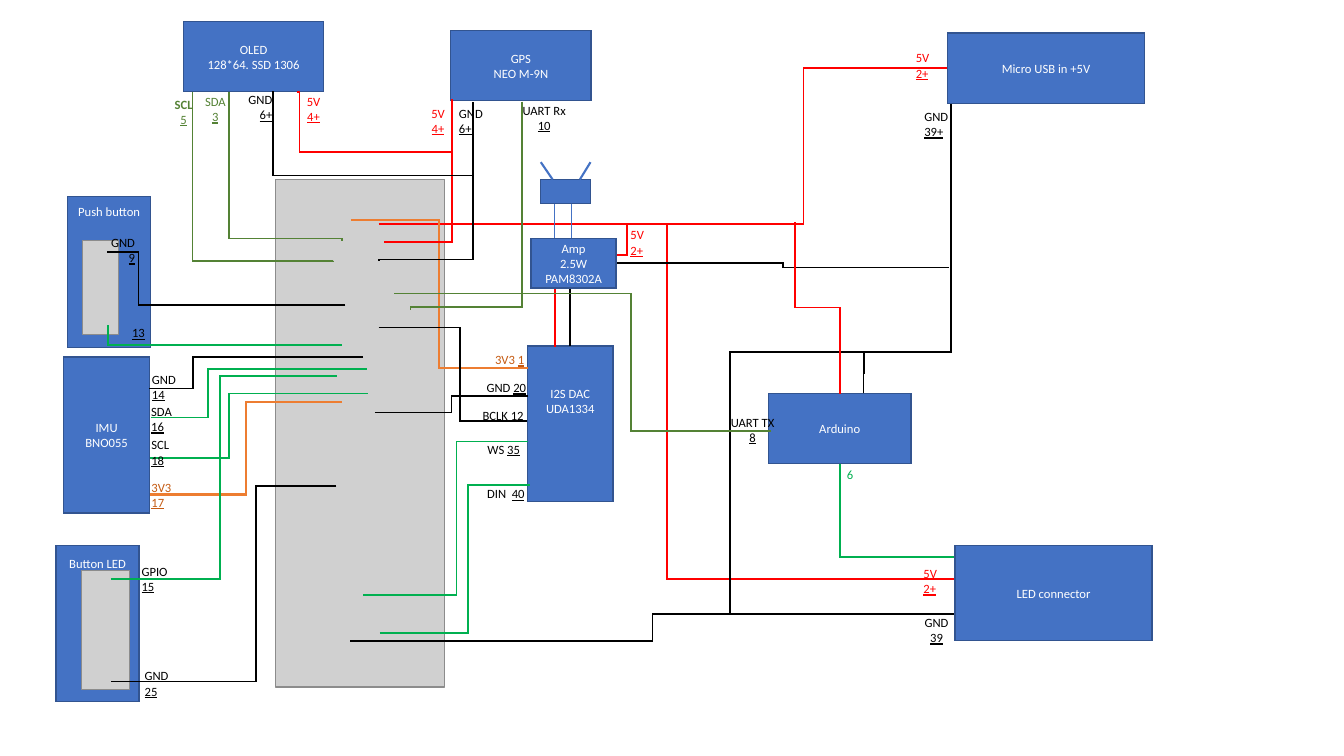
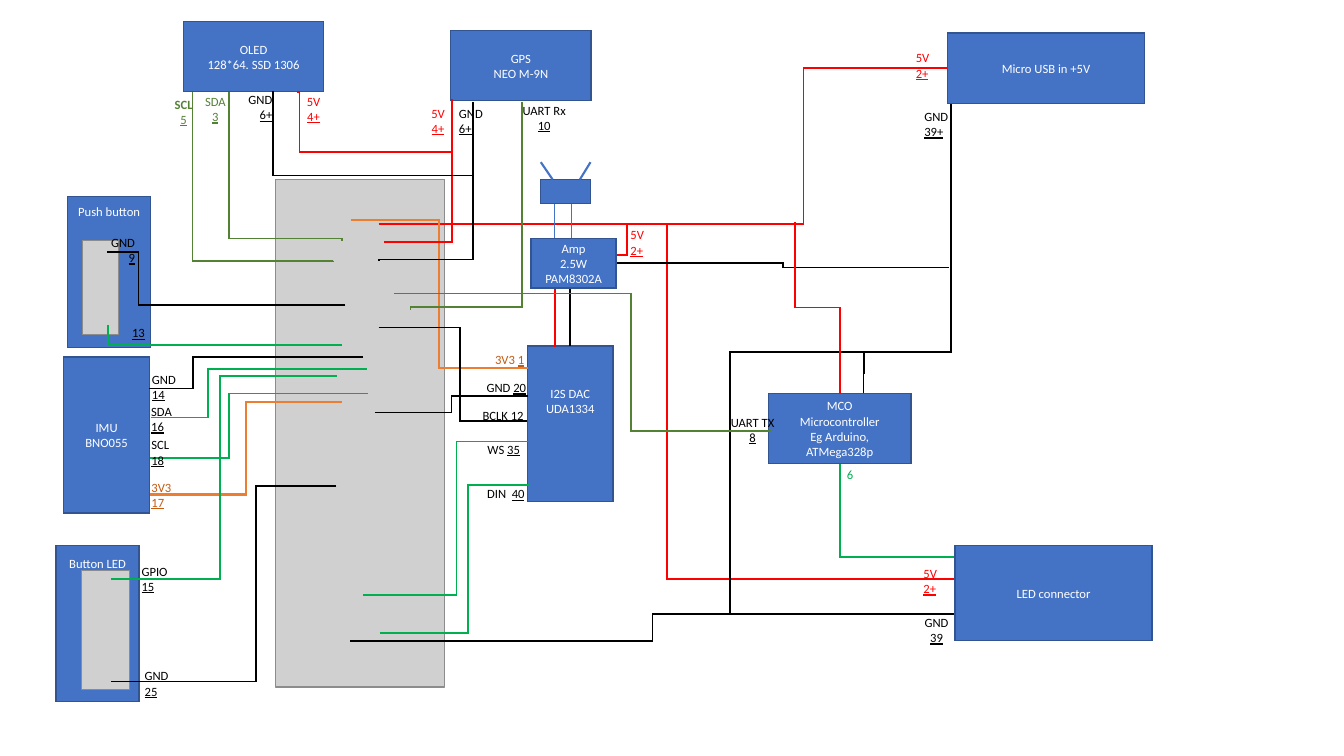
Before and after one commit to johnusher/ardpifi, a slide deck: slide 1 of RaspiWiring.pptx. Drawn at 1344x756 pixels with LibreOffice and Linux fonts; fonts in the diff are those of the drawing; grey boxes stand for pictures. Boxes give left, top, right and bottom in pixels: in the first picture for what was removed or moved away, otherwise in the second. Text is boxed around its words. In the diff, an @@ line names an element or a change of style, - is before the commit and + after.

```diff
--- a/RaspiWiring.pptx
+++ b/RaspiWiring.pptx
@@ text in rectangle at bbox=[800, 402, 880, 458]: text changed @@
-Arduino
+MCO
+Microcontroller
+Eg Arduino, ATMega328p
```
Also in this commit, not shown: 1 other file.
